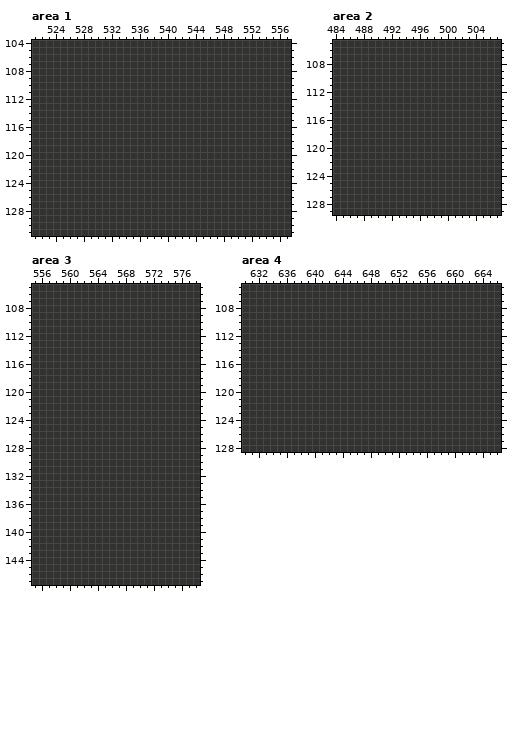
Two versions of one pixel-art file, Assets/Sprites/GAMEME.ase. That is the earlier state.
753x512 pixels, 1 frame. Shown: area 1: x 521..557, y 104..131; area 2: x 484..507, y 105..129; area 3: x 555..578, y 105..147; area 4: x 630..666, y 105..128. The commit also changed other parts of the picture, which this record leaves out.
The result:
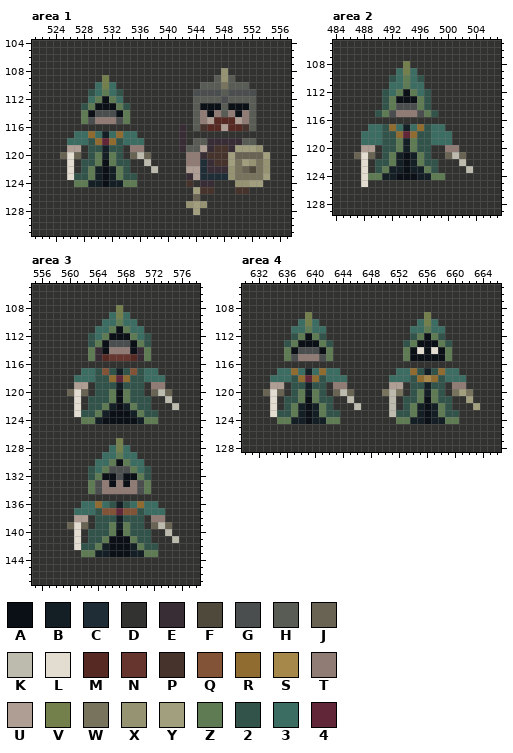
Palette (. is transparent): A #0b1016  B #141f25  C #1f2d36  D #323230  E #382d35  F #4f493b  G #4b4e4f  H #595c55  J #696353  K #bdbbae  L #e3ddd1  M #562923  N #66352e  P #46332c  Q #825337  R #906c30  S #a6884a  T #907c75  U #af9e94  V #73804b  W #78735d  X #969372  Y #a29f7e  Z #5f7b53  2 #32534a  3 #3b6d62  4 #612638
Changes in this commit:
Changed rows in their new state; - is an unchanged pixel.
Area 1, layer "Char":
first column x 525:
108 -----------------------X------
109 ------V---------------HXH-----
110 -----3V3------------HHHWHHH---
111 ----23Z32----------GGGGHGGGG--
112 ----3ZAZ3----------HHHHGHHHH--
113 ---2ZAAAZ2---------HAAAHAAAH--
114 ---ZAGGGAZ---------HTATHTATH--
115 ---ZGTTTGZ---------HTUMMMUTH--
116 -----------------E-HPMMUMMPH--
117 --33R3B3R33------E------------
118 -3332R4R2333-----E-HHEEEEEHH--
119 -UU-22B22-TT-----EHHUEPPEYYYX-
120 JLJ-2ZBZ2-JKJ-----TTEPPPYJJJJY
121 -L-22ZAZ22--K-----TTCEPPYWYXWX
122 -L-2ZBABZ2---K----UUCEEEXWJFWX
123 -L22ZBABZ22-------EUCCCCXWWWWY
124 --ZZBBABBZZ-------P-EE---XXYY-
125 -------------------YPP---PP---
126 -------------------J----------
127 ------------------XYX---------
128 -------------------Y----------
Area 2, layer "Char":
first column x 487:
108 -------V---------
109 ------3V3--------
110 -----23Z32-------
111 -----33Z33-------
112 ----23ZAZ32------
113 ----2ZAAAZ2------
114 ----2ZGGGZ2------
115 ---2ZGTTTGZ2-----
117 --332R3B3R233----
118 -33322R4R22333---
119 -33322ZBZ22333---
120 -UU-22ZBZ22--TT--
121 JLJ-2ZBABZ2--JKJ-
122 -L-22ZBABZ22---K-
123 -L-2ZBBABBZ2----K
124 -LZZBBAAABBZZ----
125 -L---------------
Area 3, layer "Char":
first column x 560:
108 -------V--------
109 ------3V3-------
110 -----33Z33------
111 ----33ZAZ33-----
112 ---23ZAAAZ32----
113 ---2ZAGGGAZ2----
114 ---ZEATTTAEZ----
115 ---ZEMNNNMEZ----
117 --332Q2B2Q233---
118 -33322R4R22333--
119 -UU-222B222-TT--
120 JLJ-22ZAZ22-JKJ-
121 -L-222ZAZ222--K-
122 -L-22ZBABZ22---K
123 -L22ZBAAABZ22---
124 --ZZBAAAAABZZ---
127 -------V--------
128 ------3V3-------
129 -----33Z33------
130 ----33ZAZ33-----
131 ---23ZGGGZ32----
132 ---2ZAAGAAZ2----
133 ---ZGTATATGZ----
134 ---ZGTTTTTGZ----
136 --33R32B23R33---
137 -3332QQ4QQ2333--
138 -UU-222B222-TT--
139 JLJ-22ZBZ22-JKJ-
140 -L-222ZAZ222--K-
141 -L-22ZAAAZ22---K
142 -L22ZBAAABZ22---
143 --ZZBBAAABBZZ---
Area 4, layer "Char":
first column x 633:
109 ------V----------------V-------
110 -----3V3--------------3V3------
111 ----33Z33------------33Z33-----
112 ----2ZAZ2------------2ZAZ2-----
113 ---2ZAAAZ2----------2ZAAAZ2----
114 ---ZAGGGAZ----------ZALALAZ----
115 ---ZGTTTGZ----------ZAAAAAZ----
117 --33R3B3R33--------33R2B2R33---
118 -3332R4R2333------3332RSR2333--
119 -UU-22B22-TT------UU-22B22-TT--
120 JLJ-2ZBZ2-JKJ----WKW-2ZBZ2-WYW-
121 -L-22ZAZ22--K-----K-22ZAZ22--Y-
122 -L-2ZBABZ2---K----K-2ZBABZ2---Y
123 -L22ZBABZ22-------K22ZBABZ22---
124 --ZZBBABBZZ--------ZZBBABBZZ---
Pixel boxes of the changes (left, top, right, bottom) in both pictures:
changed: (179, 68, 270, 215)
changed: (60, 75, 158, 187)
changed: (354, 61, 473, 187)
changed: (67, 305, 179, 557)
changed: (263, 312, 480, 424)
